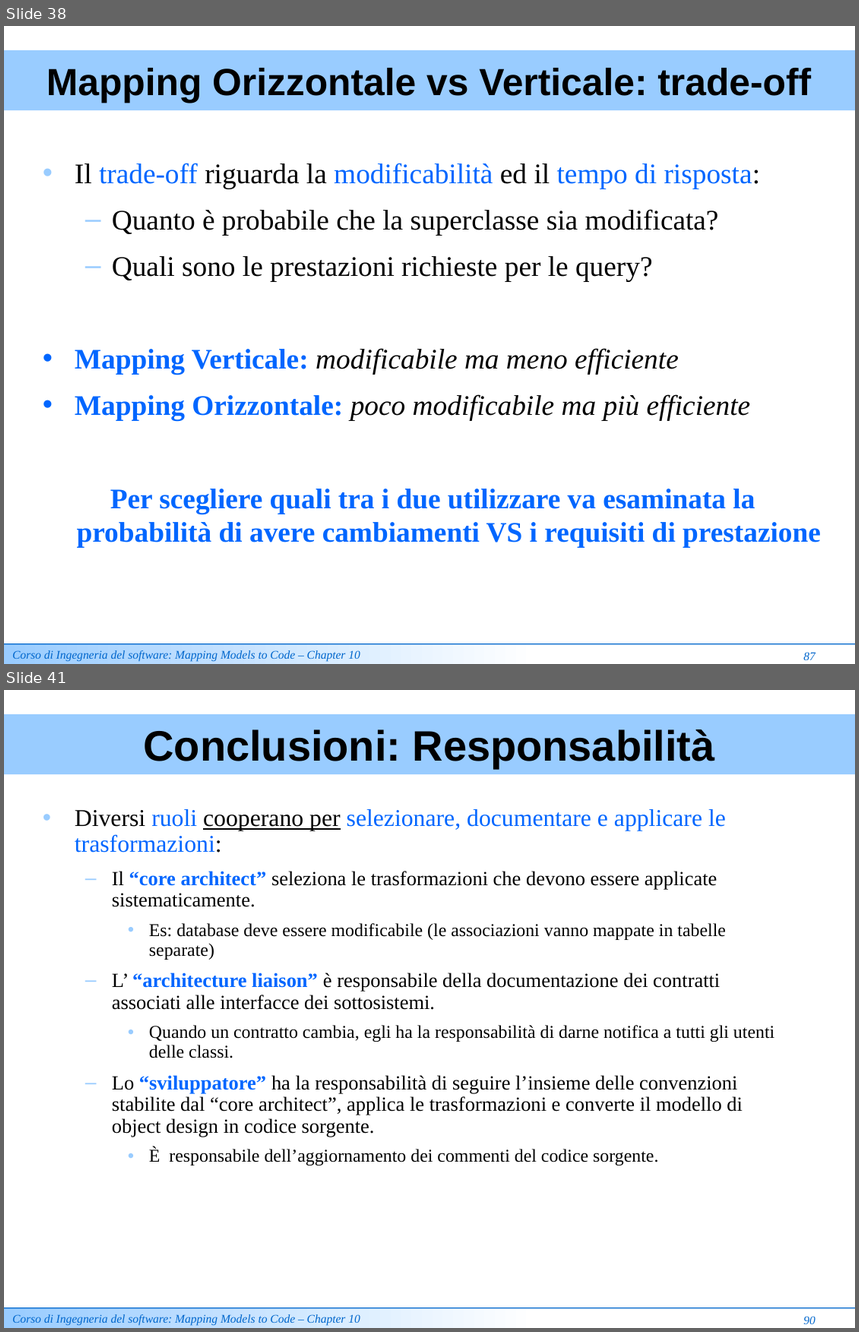
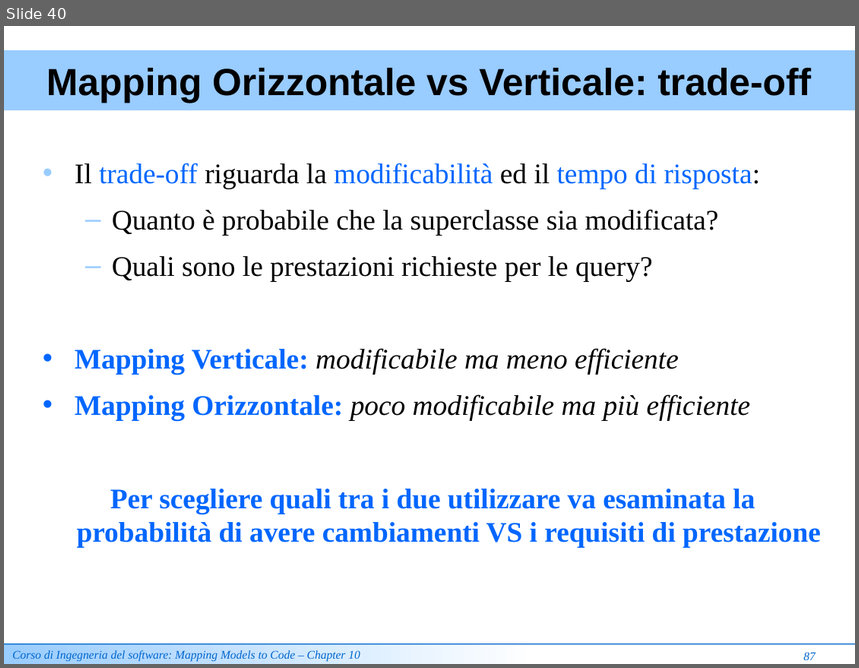
Before and after one commit to ammirate/at-silo, a slide deck: documenti_comuni/Lezione Mapping Models To Code [Review].ppt. Shown one above the other, each under a label of ours: slides 38 and 41 before the commit, slide 40 after it; the slides between them are not shown. The pictures are 859x1332 and 859x668 pixels, drawn with LibreOffice and Linux fonts; fonts in the diff are those of the drawing. Boxes give left, top, right and bottom in pixels: in the first picture for what was removed or moved away, otherwise in the second. Text is boxed around its words. In the diff, an @@ line names an element or a change of style, - is before the commit and + after.

Commit message:
[WR] versione presentata alla prof di "Lezione Mapping Models To Code [Review].ppt"

```diff
--- a/documenti_comuni/Lezione Mapping Models To Code [Review].ppt
+++ b/documenti_comuni/Lezione Mapping Models To Code [Review].ppt
@@ slide 41 removed at (4,690,855,1328), background #FFFFFF @@
@@ rectangle removed at (4,714,855,774) @@
-Conclusioni: Responsabilità
@@ text removed at (75,809,775,1166) @@
-• Diversi ruoli cooperano per selezionare, documentare e applicare le trasformazioni:
-  – Il “core architect” seleziona le trasformazioni che devono essere applicate sistematicamente.
-    • Es: database deve essere modificabile (le associazioni vanno mappate in tabelle separate)
-  – L’ “architecture liaison” è responsabile della documentazione dei contratti associati alle interfacce dei sottosistemi.
-    • Quando un contratto cambia, egli ha la responsabilità di darne notifica a tutti gli utenti delle classi.
-  – Lo “sviluppatore” ha la responsabilità di seguire l’insieme delle convenzioni stabilite dal “core architect”, applica le trasformazioni e converte il modello di object design in codice sorgente.
-    • È responsabile dell’aggiornamento dei commenti del codice sorgente.
@@ rectangle removed at (4,1309,537,1328) @@
-Corso di Ingegneria del software: Mapping Models to Code – Chapter 10
@@ line removed from (4, 1309) to (855, 1309) @@
@@ text removed at (804,1316,816,1325) @@
-90
@@ what was slide 38 is now slide 40 @@
```
Also in this commit, not shown: 5 slides changed, 2 slides added, 3 other slides removed.
